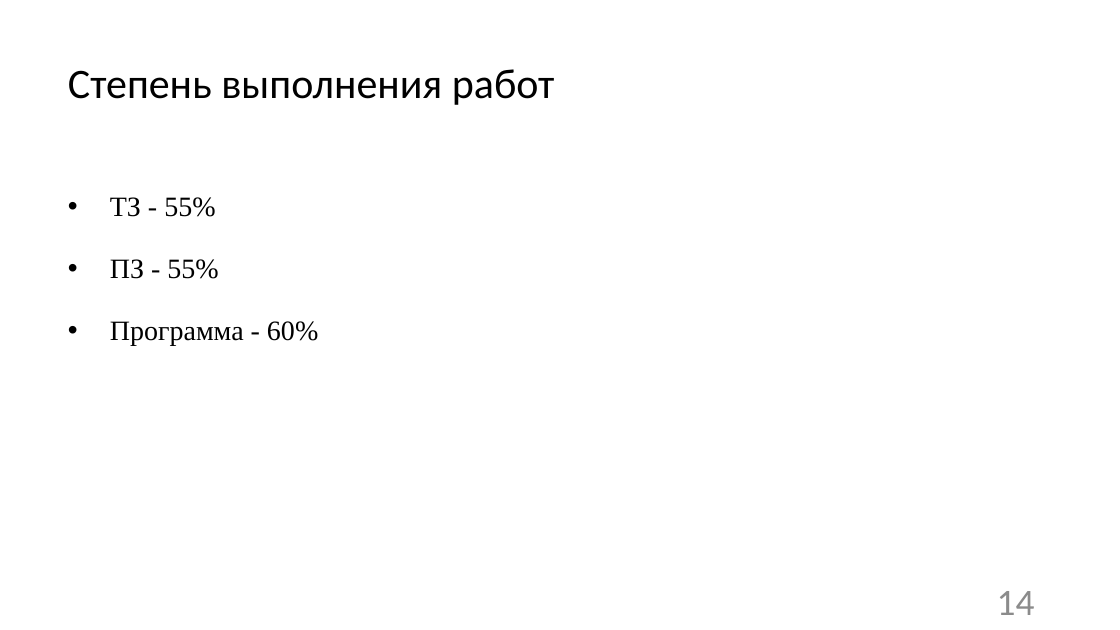
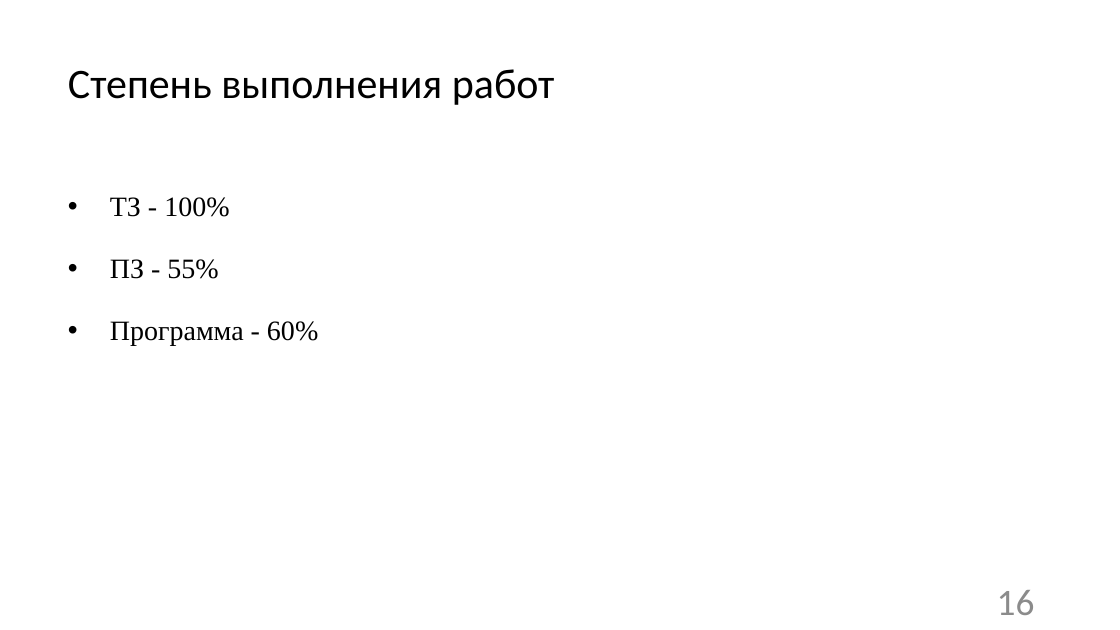
Before and after one commit to vadimgilka/SportApp, a slide deck: slide 16 of Documentation/Documentation Frontend/предзащита.pptx (slide 14 before the commit). Drawn at 1120x630 pixels with LibreOffice and Linux fonts; fonts in the diff are those of the drawing. Boxes give left, top, right and bottom in pixels: in the first picture for what was removed or moved away, otherwise in the second. Text is boxed around its words. In the diff, an @@ line names an element or a change of style, - is before the commit and + after.

```diff
--- a/Documentation/Documentation Frontend/предзащита.pptx
+++ b/Documentation/Documentation Frontend/предзащита.pptx
@@ text at [110, 197, 229, 217]: text changed @@
-• ТЗ - 55%
+• ТЗ - 100%
@@ page number at [997, 590, 1035, 615]: text changed @@
-14
+16
```
Also in this commit, not shown: 6 other slides changed, 7 slides added, 5 slides removed, 8 other files.
